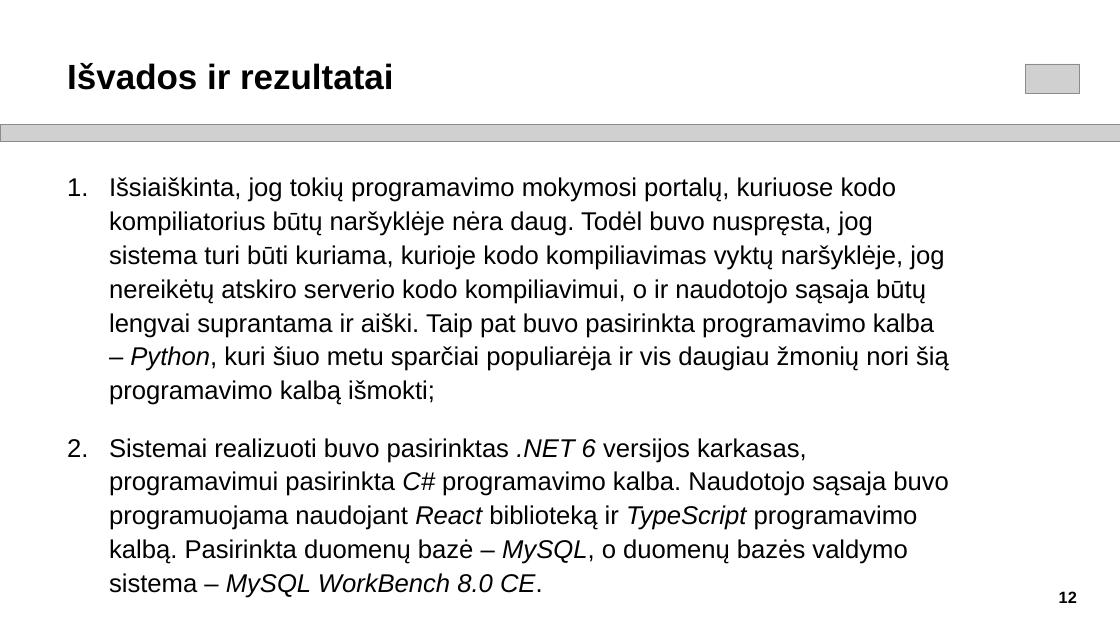
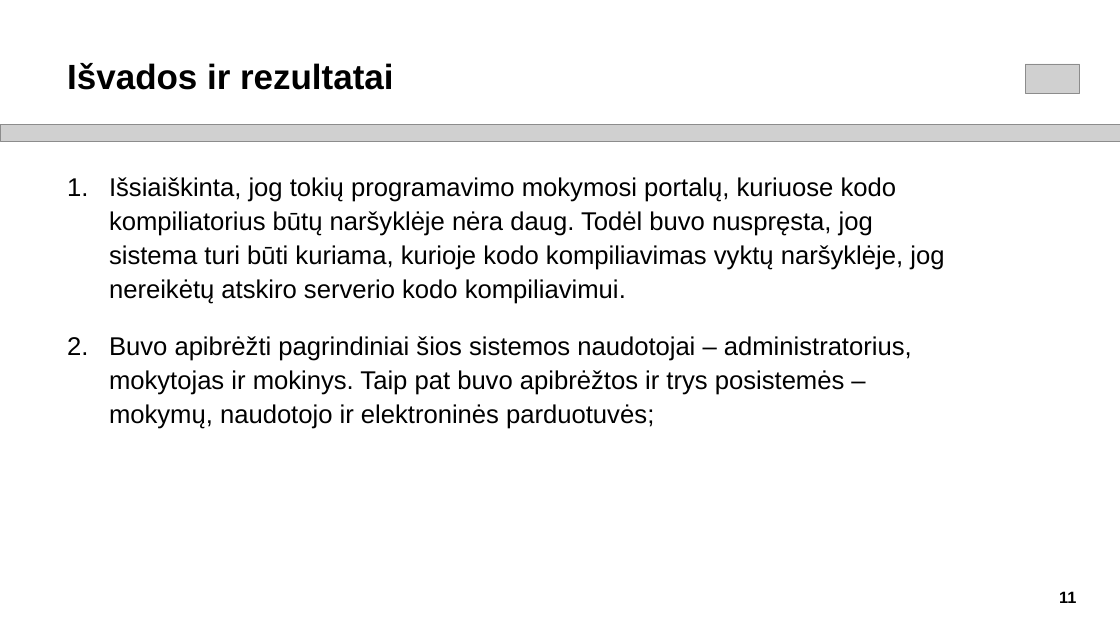
Before and after one commit to siciovas/Bachelors-Project-2023, a slide deck: slide 11 of Rokas_Sičiovas_Pristatymas.pptx (slide 12 before the commit). Drawn at 1120x630 pixels with LibreOffice and Linux fonts; fonts in the diff are those of the drawing; grey boxes stand for pictures. Boxes give left, top, right and bottom in pixels: in the first picture for what was removed or moved away, otherwise in the second. Text is boxed around its words. In the diff, an @@ line names an element or a change of style, - is before the commit and + after.

```diff
--- a/Rokas_Sičiovas_Pristatymas.pptx
+++ b/Rokas_Sičiovas_Pristatymas.pptx
@@ text at [109, 177, 944, 429]: text changed @@
-1. Išsiaiškinta, jog tokių programavimo mokymosi portalų, kuriuose kodo kompiliatorius būtų naršyklėje nėra daug. Todėl buvo nuspręsta, jog sistema turi būti kuriama, kurioje kodo kompiliavimas vyktų naršyklėje, jog nereikėtų atskiro serverio kodo kompiliavimui, o ir naudotojo sąsaja būtų lengvai suprantama ir aiški. Taip pat buvo pasirinkta programavimo kalba – Python, kuri šiuo metu sparčiai populiarėja ir vis daugiau žmonių nori šią programavimo kalbą išmokti;
-2. Sistemai realizuoti buvo pasirinktas .NET 6 versijos karkasas, programavimui pasirinkta C# programavimo kalba. Naudotojo sąsaja buvo programuojama naudojant React biblioteką ir TypeScript programavimo kalbą. Pasirinkta duomenų bazė – MySQL, o duomenų bazės valdymo sistema – MySQL WorkBench 8.0 CE.
+1. Išsiaiškinta, jog tokių programavimo mokymosi portalų, kuriuose kodo kompiliatorius būtų naršyklėje nėra daug. Todėl buvo nuspręsta, jog sistema turi būti kuriama, kurioje kodo kompiliavimas vyktų naršyklėje, jog nereikėtų atskiro serverio kodo kompiliavimui.
+2. Buvo apibrėžti pagrindiniai šios sistemos naudotojai – administratorius, mokytojas ir mokinys. Taip pat buvo apibrėžtos ir trys posistemės – mokymų, naudotojo ir elektroninės parduotuvės;
@@ page number at [1059, 591, 1076, 603]: text changed @@
-12
+11
```
Also in this commit, not shown: 5 other slides changed, 1 slide removed, 5 other files.
